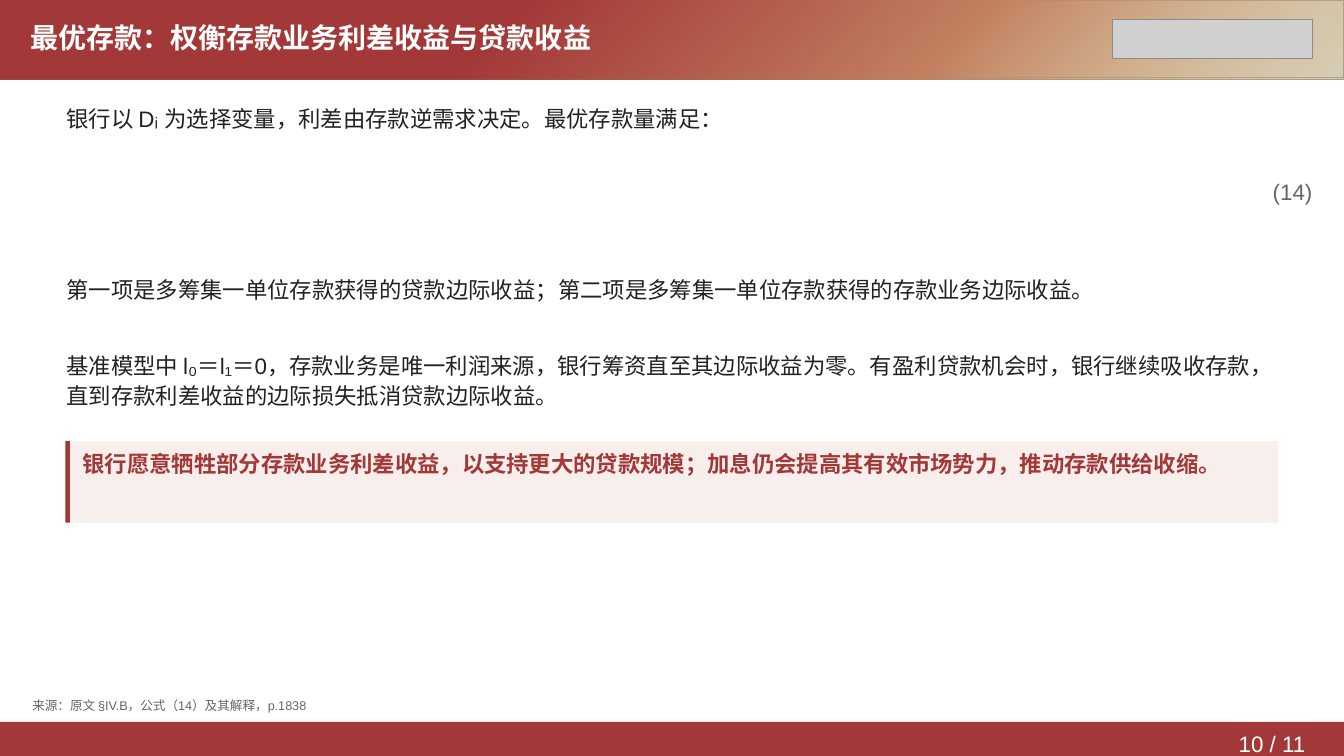
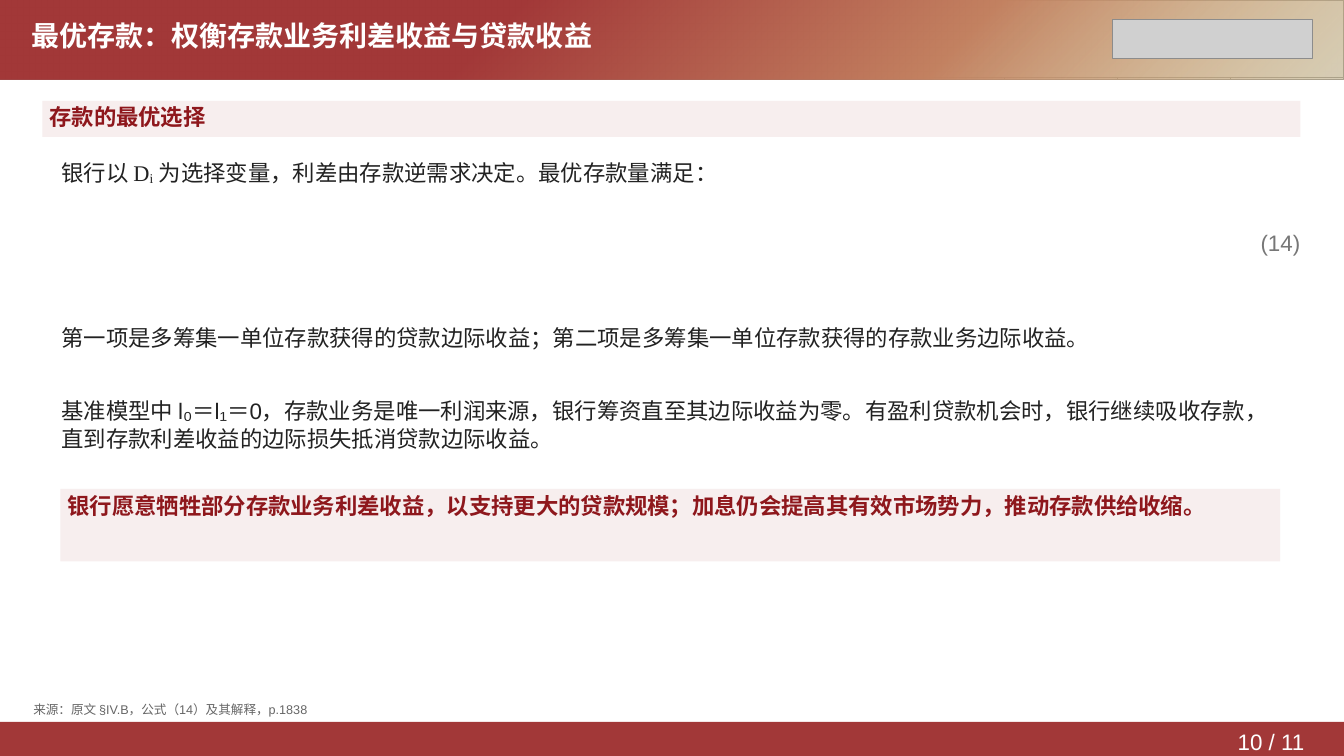
Before and after one commit to Yutingee/trial, a slide deck: slide 10 of deliverables/DepositsChannel-Model.pptx. Drawn at 1344x756 pixels with LibreOffice and Linux fonts; fonts in the diff are those of the drawing; grey boxes stand for pictures. Boxes give left, top, right and bottom in pixels: in the first picture for what was removed or moved away, otherwise in the second. Text is boxed around its words. In the diff, an @@ line names an element or a change of style, - is before the commit and + after.

Commit message:
Restyle presentation to screenshot references and apply highlight fill directly to text boxes

```diff
--- a/deliverables/DepositsChannel-Model.pptx
+++ b/deliverables/DepositsChannel-Model.pptx
@@ rectangle added at (42,101,1301,137), fill #F7EEEE, 16 pt, text #8E171C, bold @@
+存款的最优选择
@@ text "银行以 Dᵢ 为选择变量，利差由存款逆需求决定。最优存款量满足：": place and size @@
-text "银行以 Dᵢ 为选择变量，利差由存款逆需求决定。最优存款量满足：" at (66,108,723,129)
+text "银行以 Dᵢ 为选择变量，利差由存款逆需求决定。最优存款量满足：" at (61,162,718,183)
@@ text "银行以 Dᵢ 为选择变量，利差由存款逆需求决定。最优存款量满足：" at (61,162,718,183): font Arial to Times New Roman; line spacing 1.15 to 1.05 @@
@@ text "(14)": place and size @@
-text "(14)" at (1273,184,1313,205)
+text "(14)" at (1261,235,1301,256)
@@ text "(14)" at (1261,235,1301,256): text colour #666666 to #777777; line spacing 1.15 to 1.05 @@
@@ line spacing 1.15 to 1.05 in 5 elements at (31,22,592,49), (1238,734,1304,750), (33,703,307,717), (61,400,1267,449), (61,327,1089,350) @@
@@ text "第一项是多筹集一单位存款获得的贷款边际收益；第二项是多筹集一单位存款获得的存款业务边际收益。": place and size @@
-text "第一项是多筹集一单位存款获得的贷款边际收益；第二项是多筹集一单位存款获得的存款业务边际收益。" at (66,279,1093,302)
+text "第一项是多筹集一单位存款获得的贷款边际收益；第二项是多筹集一单位存款获得的存款业务边际收益。" at (61,327,1089,350)
@@ text "基准模型中 l₀＝l₁＝0，存款业务是唯一利润来源，银行筹资直至其边际收益为零。有盈利贷款机会时，银行继续吸收存款，直到 ...": place and size @@
-text "基准模型中 l₀＝l₁＝0，存款业务是唯一利润来源，银行筹资直至其边际收益为零。有盈利贷款机会时，银行继续吸收存款，直到 ..." at (66,355,1272,406)
+text "基准模型中 l₀＝l₁＝0，存款业务是唯一利润来源，银行筹资直至其边际收益为零。有盈利贷款机会时，银行继续吸收存款，直到 ..." at (61,400,1267,449)
@@ rectangle removed at (66,442,1278,523) @@
@@ rectangle removed at (66,442,70,523) @@
@@ rectangle "银行愿意牺牲部分存款业务利差收益，以支持更大的贷款规模；加息仍会提高其有效市场势力，推动存款供给收缩。": place and size @@
-rectangle "银行愿意牺牲部分存款业务利差收益，以支持更大的贷款规模；加息仍会提高其有效市场势力，推动存款供给收缩。" at (83,453,1221,476)
+rectangle "银行愿意牺牲部分存款业务利差收益，以支持更大的贷款规模；加息仍会提高其有效市场势力，推动存款供给收缩。" at (60,489,1280,562)
@@ rectangle "银行愿意牺牲部分存款业务利差收益，以支持更大的贷款规模；加息仍会提高其有效市场势力，推动存款供给收缩。" at (60,489,1280,562): text colour #A23838 to #8E171C; line spacing 1.15 to 1.05; fill none to #F7EEEE @@
```
Also in this commit, not shown: 10 other slides changed, 3 other files.
